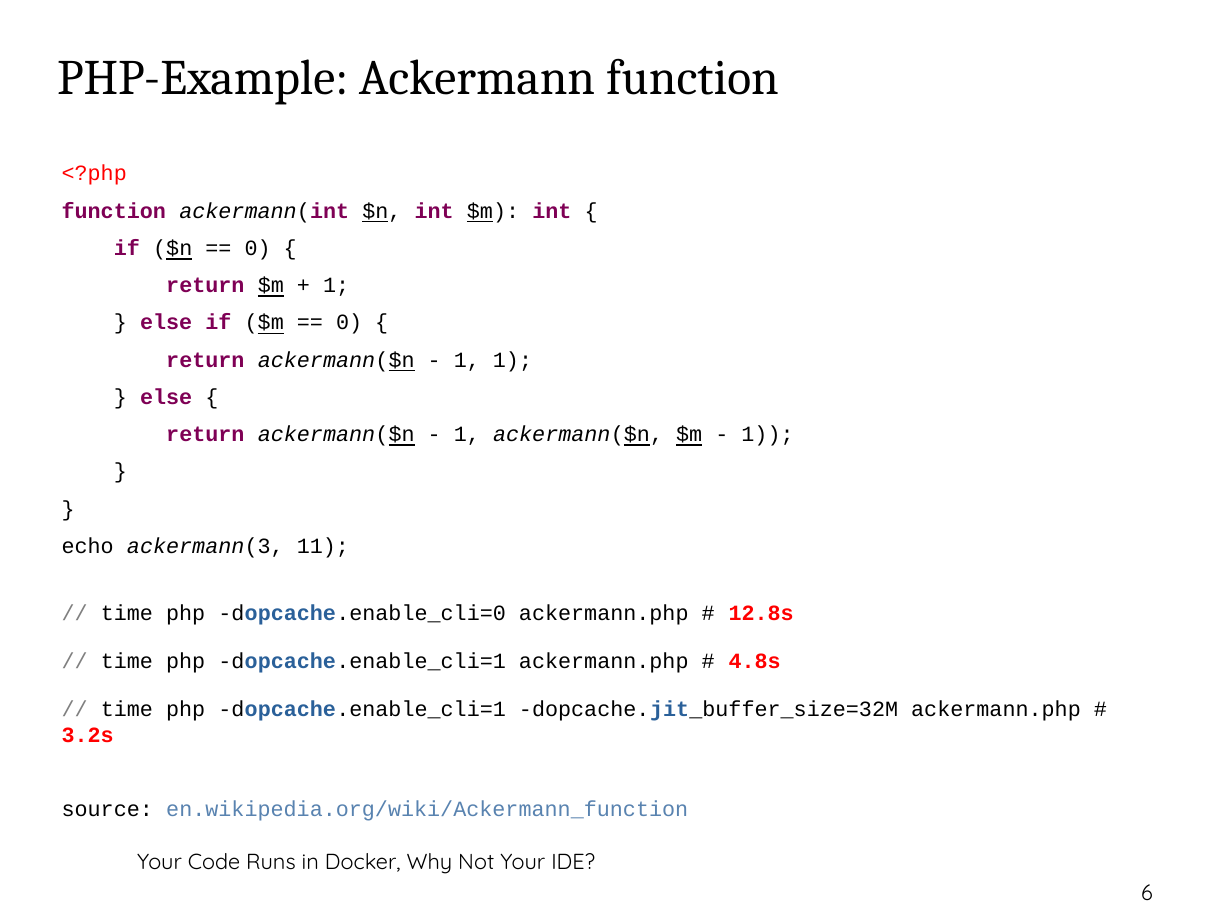
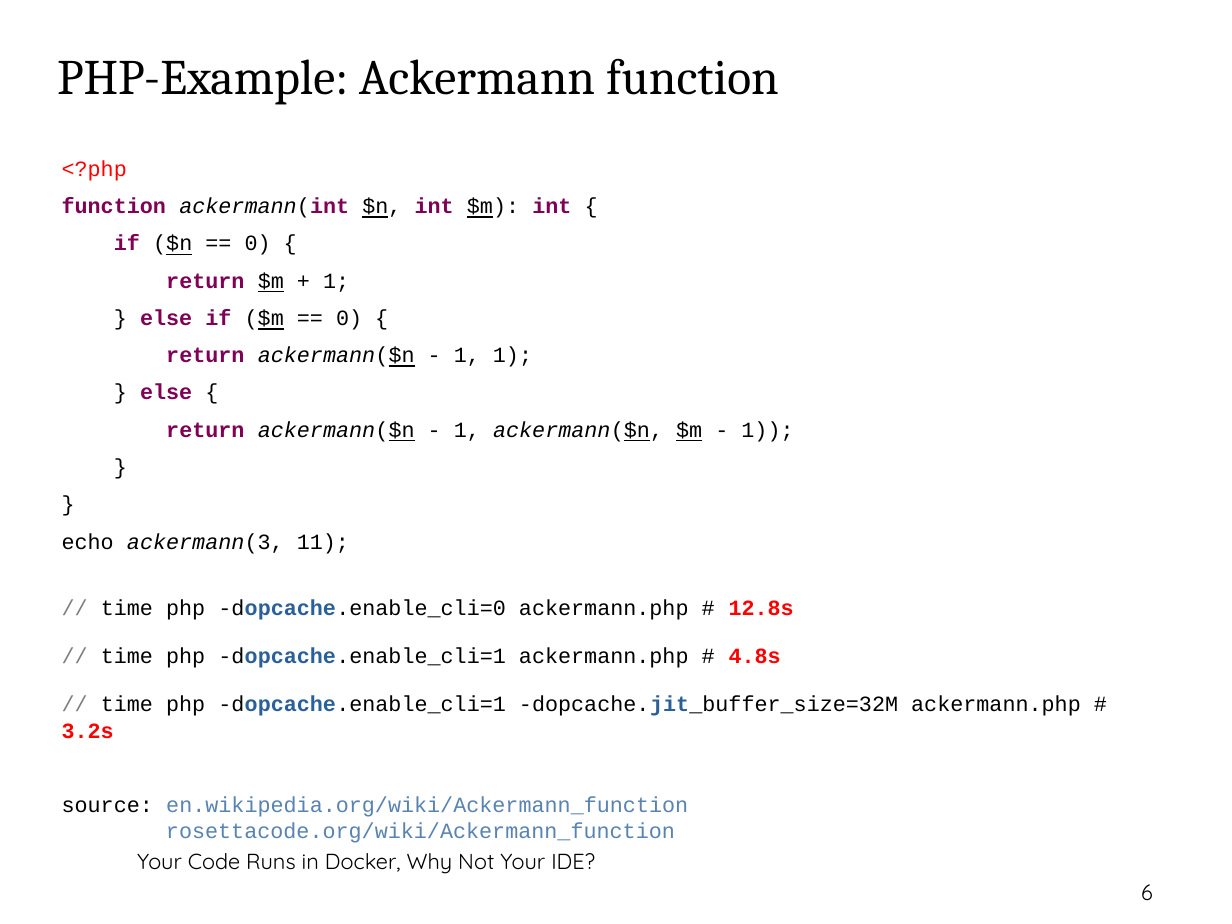
Before and after one commit to thbley/php-go-integration, a slide deck: slide 6 of getting_started_with_php_ffi.odp. Drawn at 1232x924 pixels with LibreOffice and Linux fonts; fonts in the diff are those of the drawing; background and template pictures are left out. Boxes give left, top, right and bottom in pixels: in the first picture for what was removed or moved away, otherwise in the second. Text is boxed around its words. In the diff, an @@ line names an element or a change of style, - is before the commit and + after.

Commit message:
updated slides

```diff
--- a/getting_started_with_php_ffi.odp
+++ b/getting_started_with_php_ffi.odp
@@ text at box(62, 796, 688, 843): text changed @@
-source: en.wikipedia.org/wiki/Ackermann_function
+source: en.wikipedia.org/wiki/Ackermann_function
+rosettacode.org/wiki/Ackermann_function
```
Also in this commit, not shown: 1 other slide changed, 1 other file.
